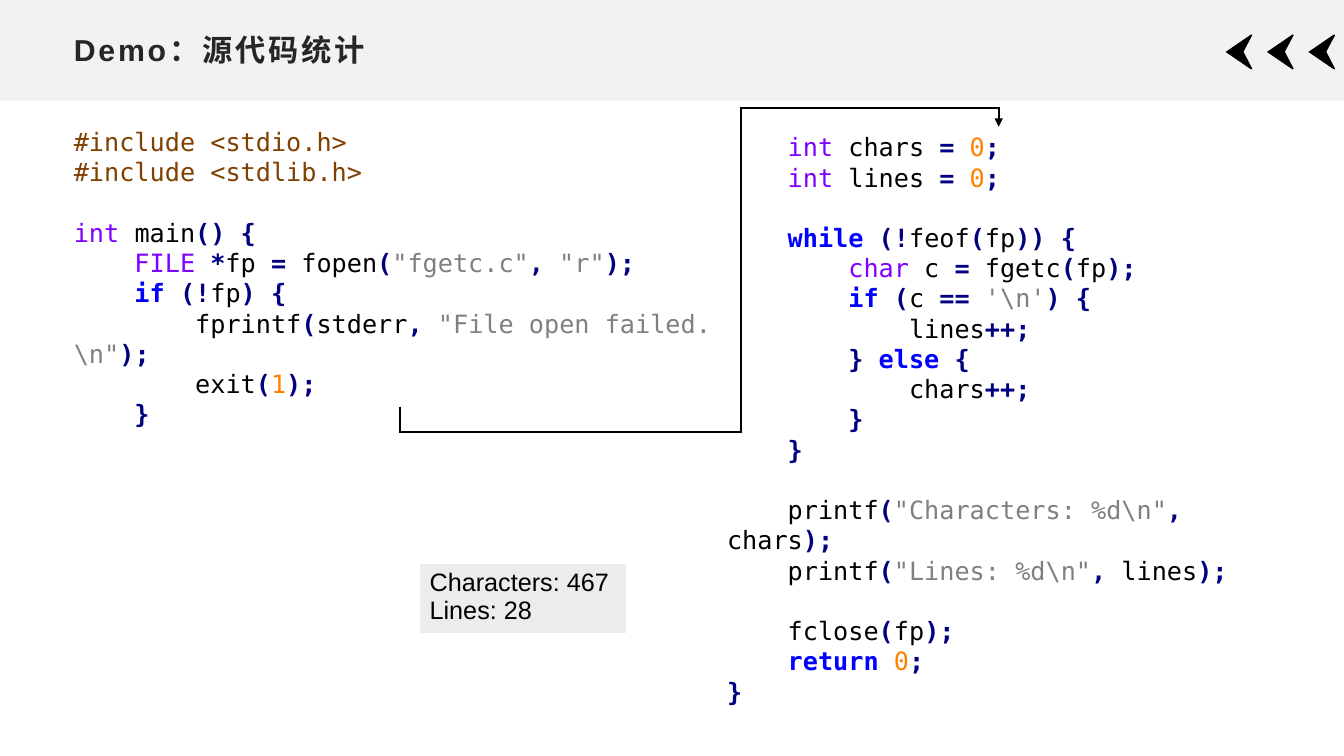
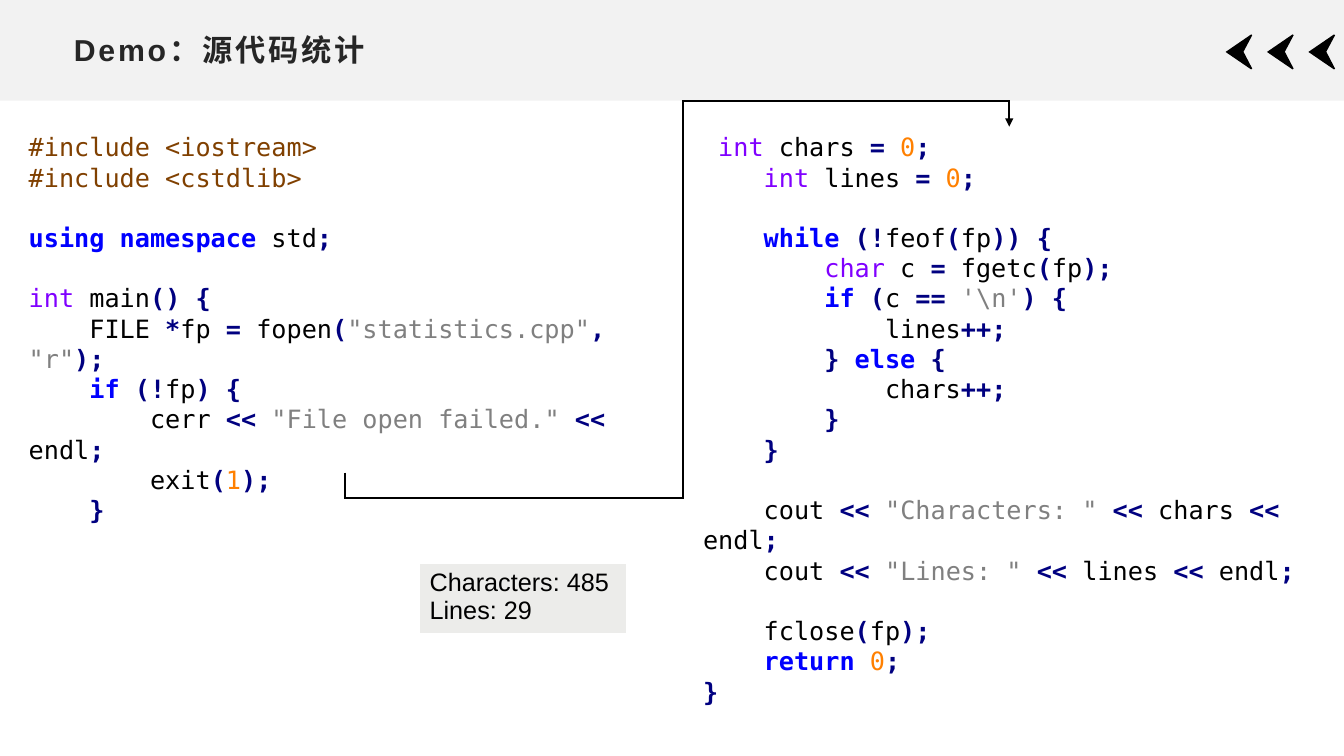
Before and after one commit to xdai02/C_Plus_Plus, a slide deck: slide 15 of slides/Chapter8.pptx. Drawn at 1344x756 pixels with LibreOffice and Linux fonts; fonts in the diff are those of the drawing. Boxes give left, top, right and bottom in pixels: in the first picture for what was removed or moved away, otherwise in the second. Text is boxed around its words. In the diff, an @@ line names an element or a change of style, - is before the commit and + after.

```diff
--- a/slides/Chapter8.pptx
+++ b/slides/Chapter8.pptx
@@ elbow arrow moved from (400, 406) - (999, 127) to (346, 473) - (1009, 127) @@
@@ text "#include <iostream>": place and size @@
-text "#include <iostream>" at box(74, 131, 711, 397)
+text "#include <iostream>" at box(29, 136, 605, 463)
@@ text at box(29, 136, 332, 253): text changed @@
-#include <stdio.h>
-#include <stdlib.h>
+#include <iostream>
+#include <cstdlib>
+using namespace std;
@@ text "int chars = 0;": place and size @@
-text "int chars = 0;" at box(727, 137, 1227, 674)
+text "int chars = 0;" at box(703, 137, 1295, 674)
@@ text at box(29, 319, 605, 372): text changed @@
-FILE *fp = fopen("fgetc.c", "r");
+FILE *fp = fopen("statistics.cpp", "r");
@@ text at box(29, 409, 559, 463): text changed @@
-fprintf(stderr, "File open failed.\n");
+cerr << "File open failed." << endl;
@@ text at box(703, 500, 1295, 584): text changed; text colour #808080 to #000000 @@
-printf("Characters: %d\n", chars);
-printf("Lines: %d\n", lines);
+cout << "Characters: " << chars << endl;
+cout << "Lines: " << lines << endl;
@@ table at box(419, 564, 627, 634) @@
-row 1, column 1: Characters: 467 / Lines: 28
+row 1, column 1: Characters: 485 / Lines: 29
```
Also in this commit, not shown: 7 other slides changed, 3 slides added, 2 other files.
